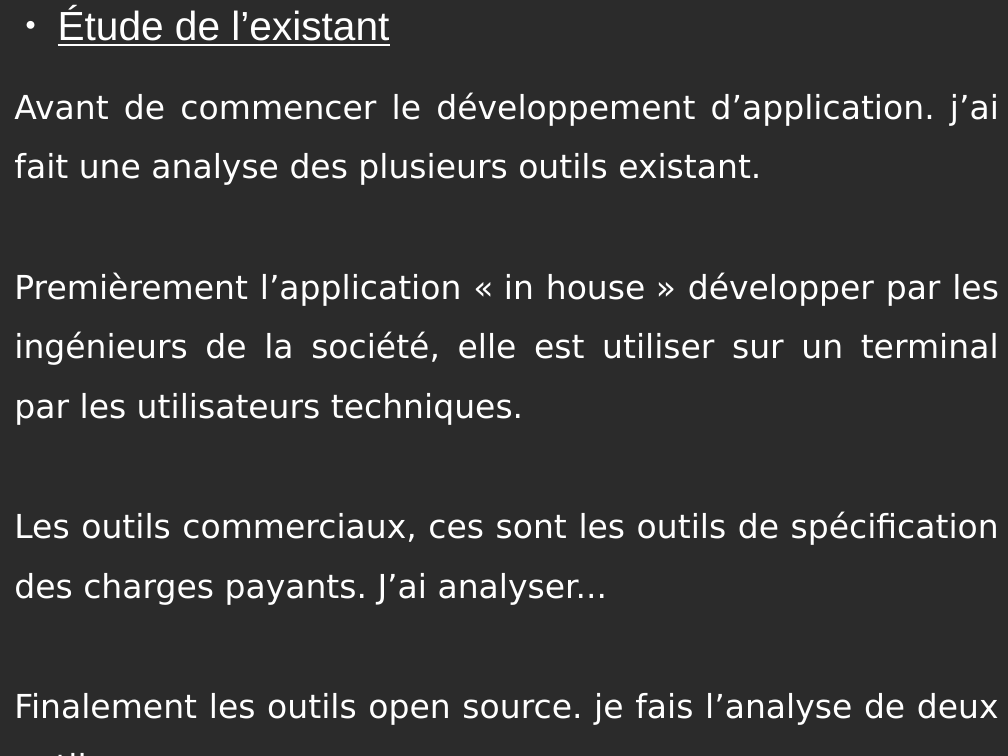
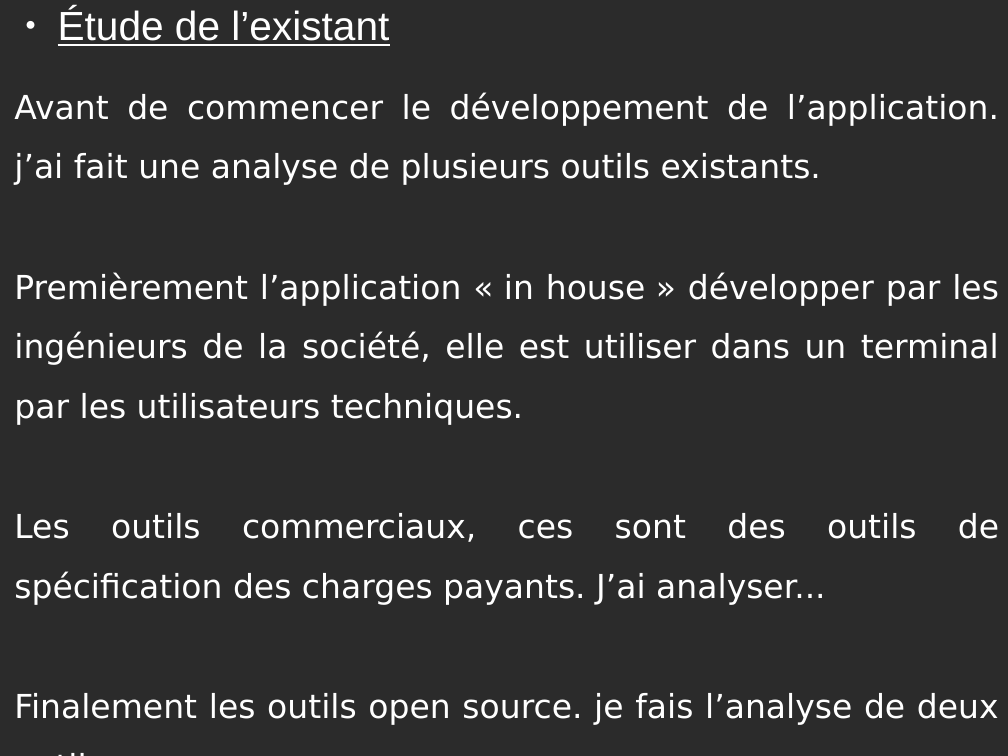
Before and after one commit to amine95bz/PFE, a slide deck: slide 4 of speech.odp. Drawn at 1008x756 pixels with LibreOffice and Linux fonts; fonts in the diff are those of the drawing; background and template pictures are left out; a plain dark background stands for a picture behind light text. Boxes give left, top, right and bottom in pixels: in the first picture for what was removed or moved away, otherwise in the second. Text is boxed around its words. In the diff, an @@ line names an element or a change of style, - is before the commit and + after.

```diff
--- a/speech.odp
+++ b/speech.odp
@@ text at box(14, 92, 999, 605): text changed @@
-Avant de commencer le développement d’application. j’ai fait une analyse des plusieurs outils existant.
-Premièrement l’application « in house » développer par les ingénieurs de la société, elle est utiliser sur un terminal par les utilisateurs techniques.
-Les outils commerciaux, ces sont les outils de spécification des charges payants. J’ai analyser...
+Avant de commencer le développement de l’application. j’ai fait une analyse de plusieurs outils existants.
+Premièrement l’application « in house » développer par les ingénieurs de la société, elle est utiliser dans un terminal par les utilisateurs techniques.
+Les outils commerciaux, ces sont des outils de spécification des charges payants. J’ai analyser...
```
Also in this commit, not shown: 6 other slides changed, 1 other file.
